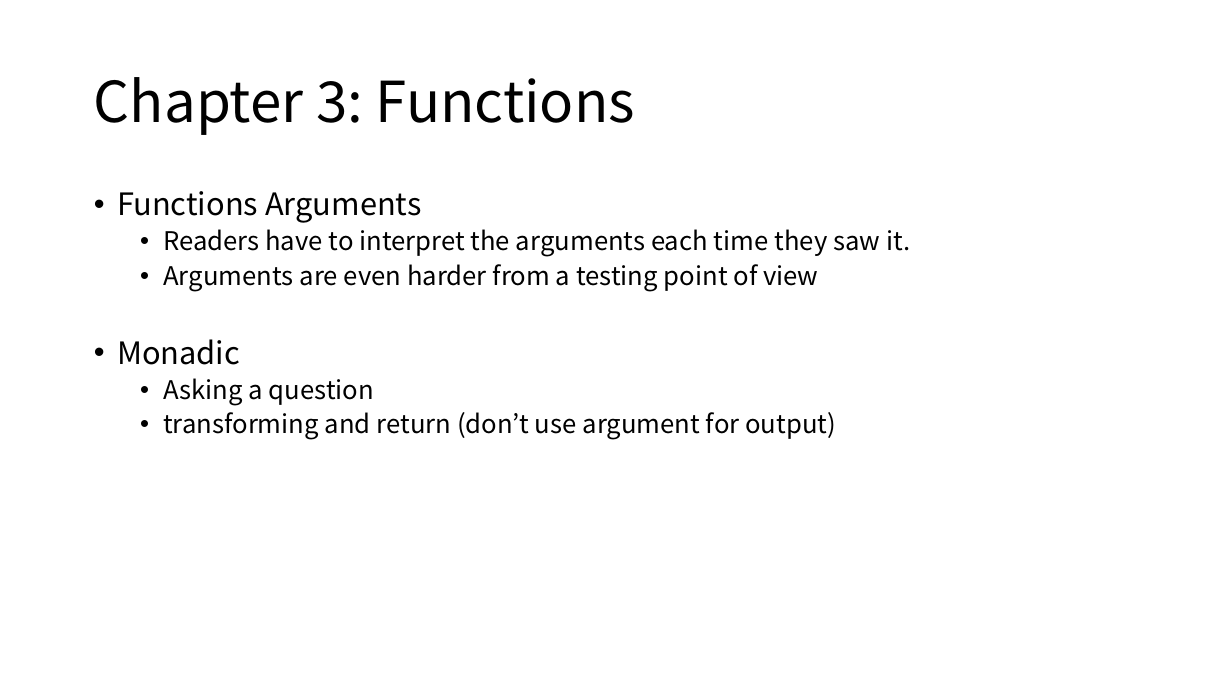
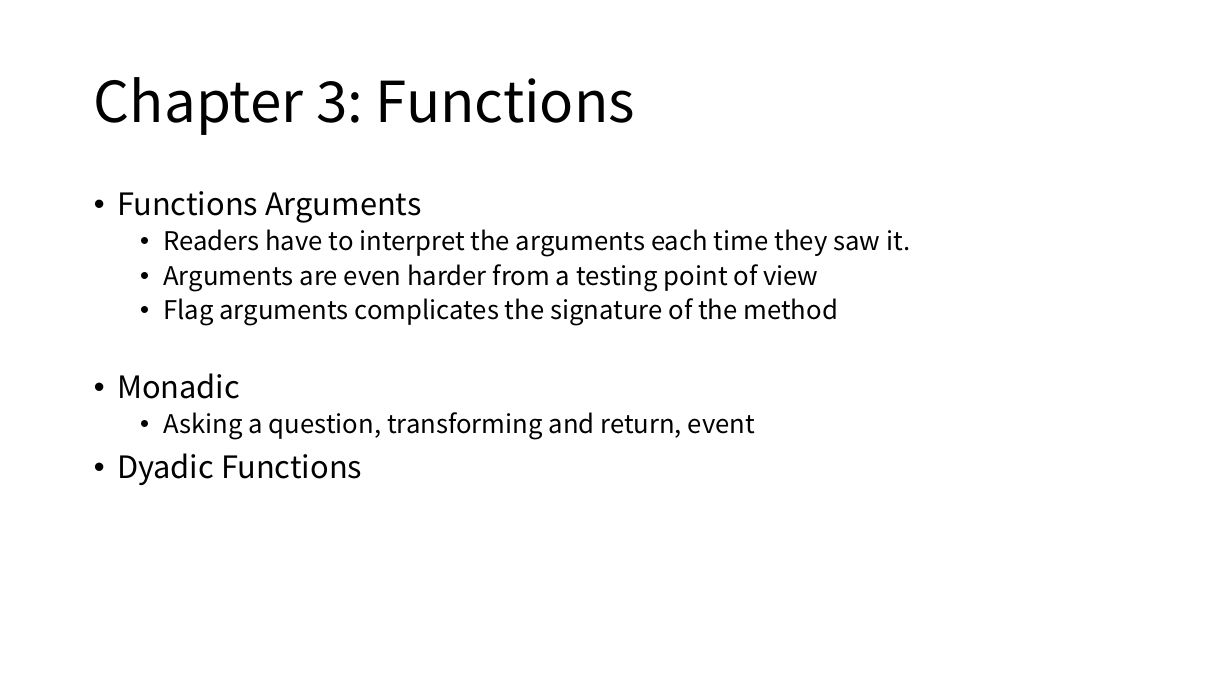
Before and after one commit to Eyebrowmoon/CS490, a slide deck: slide 7 of cleanCode1.pptx. Drawn at 1232x693 pixels with LibreOffice and Linux fonts; fonts in the diff are those of the drawing. Boxes give left, top, right and bottom in pixels: in the first picture for what was removed or moved away, otherwise in the second. Text is boxed around its words. In the diff, an @@ line names an element or a change of style, - is before the commit and + after.

```diff
--- a/cleanCode1.pptx
+++ b/cleanCode1.pptx
@@ text at box(163, 298, 839, 325): paragraph added @@
+  • Flag arguments complicates the signature of the method
@@ text at box(117, 412, 755, 485): text changed @@
-  • Asking a question
-  • transforming and return (don’t use argument for output)
+  • Asking a question, transforming and return, event
+• Dyadic Functions
```
Also in this commit, not shown: 1 other slide changed, 1 slide added.
